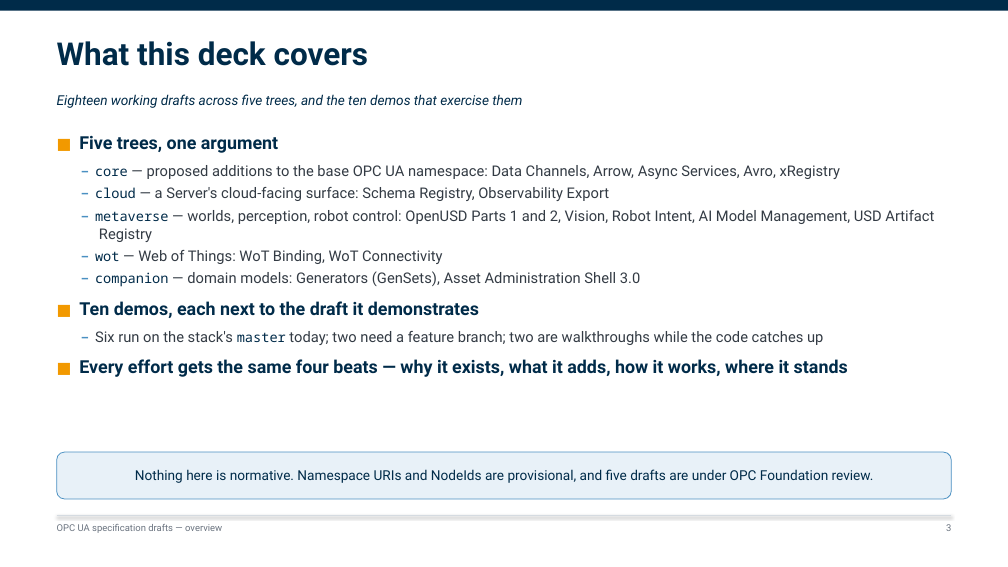
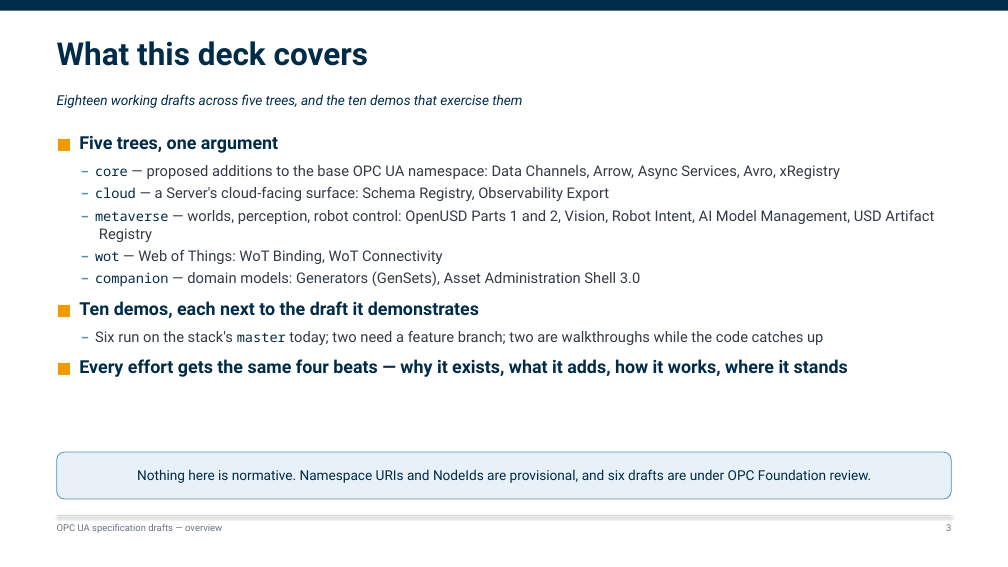
Before and after one commit to marcschier/opcua-drafts, a slide deck: slide 3 of decks/OPC-UA-Drafts-Overview.pptx. Drawn at 1008x567 pixels with LibreOffice and Linux fonts; fonts in the diff are those of the drawing. Boxes give left, top, right and bottom in pixels: in the first picture for what was removed or moved away, otherwise in the second. Text is boxed around its words. In the diff, an @@ line names an element or a change of style, - is before the commit and + after.

```diff
--- a/decks/OPC-UA-Drafts-Overview.pptx
+++ b/decks/OPC-UA-Drafts-Overview.pptx
@@ text in rounded rectangle at (137,469,872,483): text changed @@
-Nothing here is normative. Namespace URIs and NodeIds are provisional, and five drafts are under OPC Foundation review.
+Nothing here is normative. Namespace URIs and NodeIds are provisional, and six drafts are under OPC Foundation review.
```
Also in this commit, not shown: 16 other slides changed, 28 other files.
